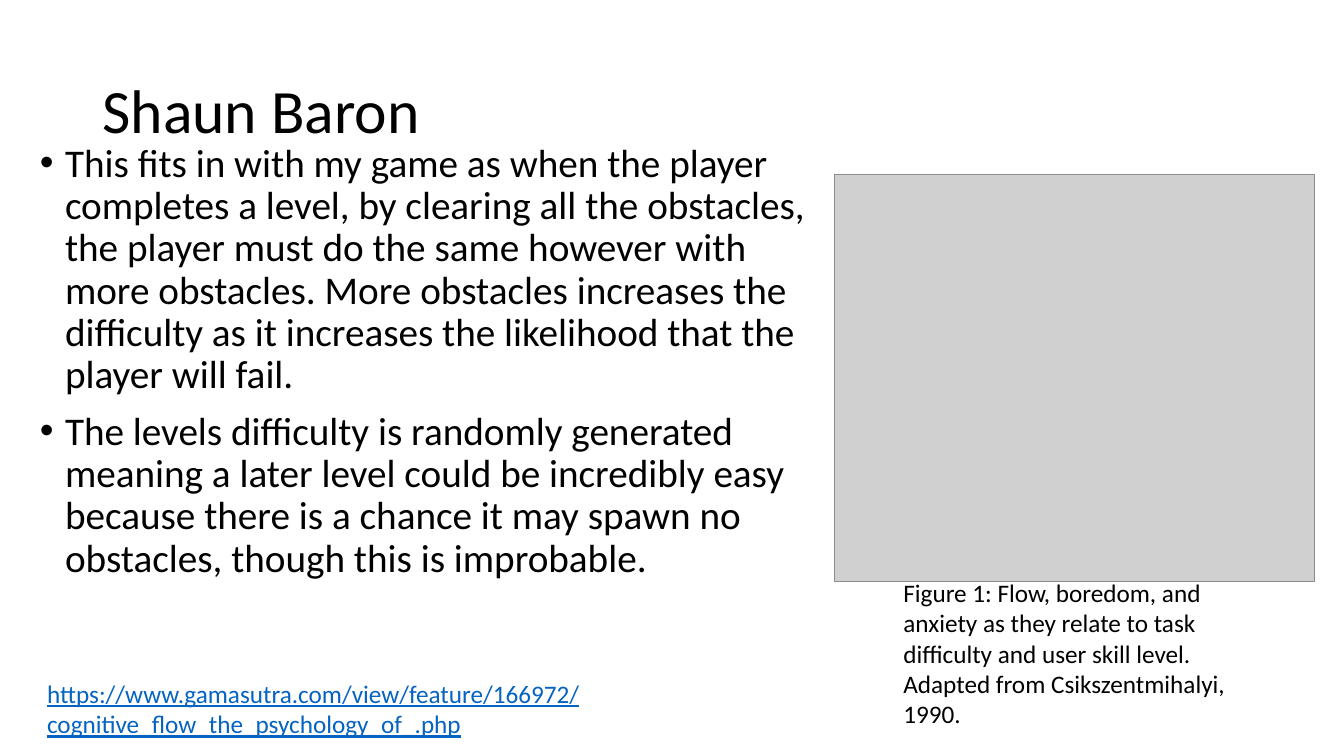
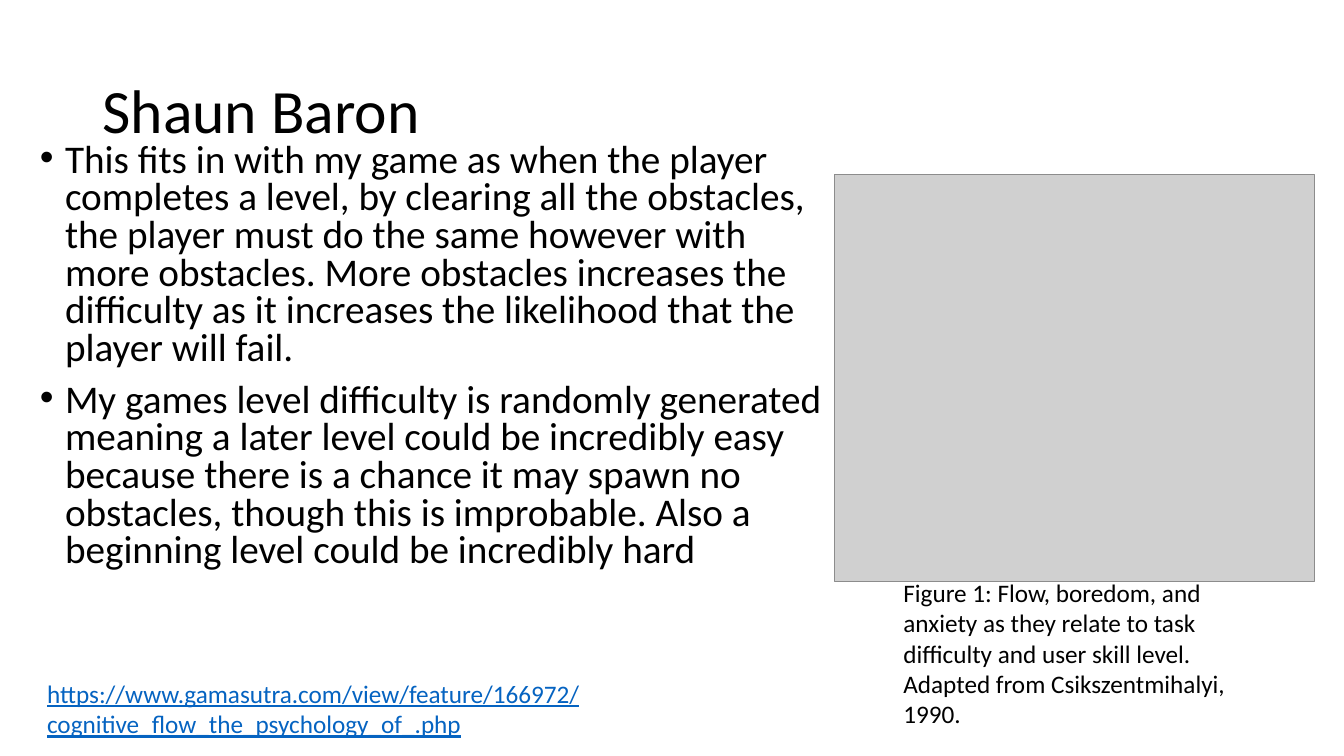
Before and after one commit to Mukkablue/PotatoEatersGame, a slide deck: slide 7 of ExamPresentationTemplate.pptx. Drawn at 1344x756 pixels with LibreOffice and Linux fonts; fonts in the diff are those of the drawing; grey boxes stand for pictures. Boxes give left, top, right and bottom in pixels: in the first picture for what was removed or moved away, otherwise in the second. Text is boxed around its words. In the diff, an @@ line names an element or a change of style, - is before the commit and + after.

```diff
--- a/ExamPresentationTemplate.pptx
+++ b/ExamPresentationTemplate.pptx
@@ text at (65,145,804,368): line spacing 0.9 to 0.8 @@
@@ text at (65,385,822,570): text changed @@
-• The levels difficulty is randomly generated meaning a later level could be incredibly easy because there is a chance it may spawn no obstacles, though this is improbable.
+• My games level difficulty is randomly generated meaning a later level could be incredibly easy because there is a chance it may spawn no obstacles, though this is improbable. Also a beginning level could be incredibly hard
```
Also in this commit, not shown: 2 other slides changed.
